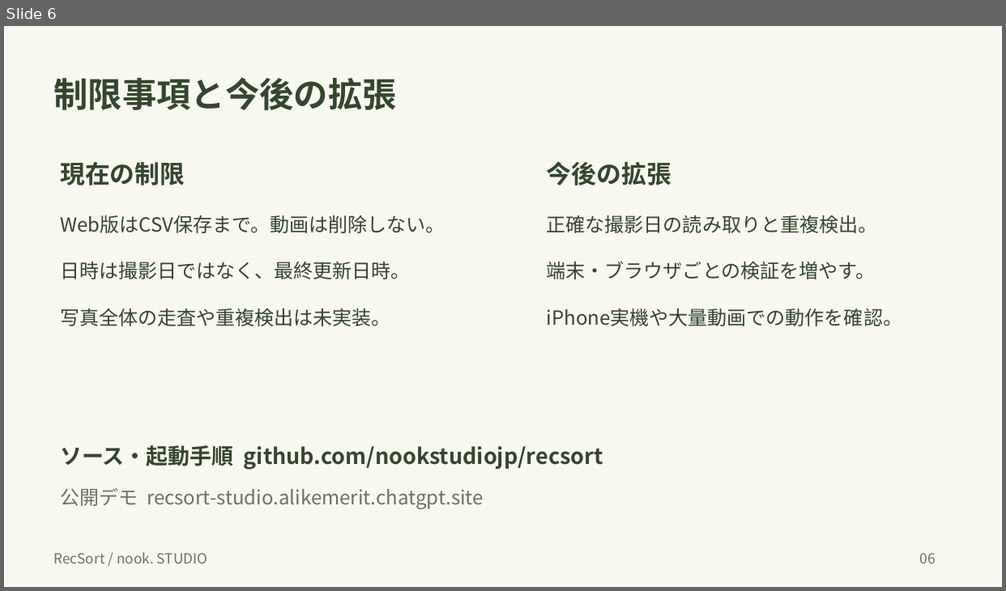
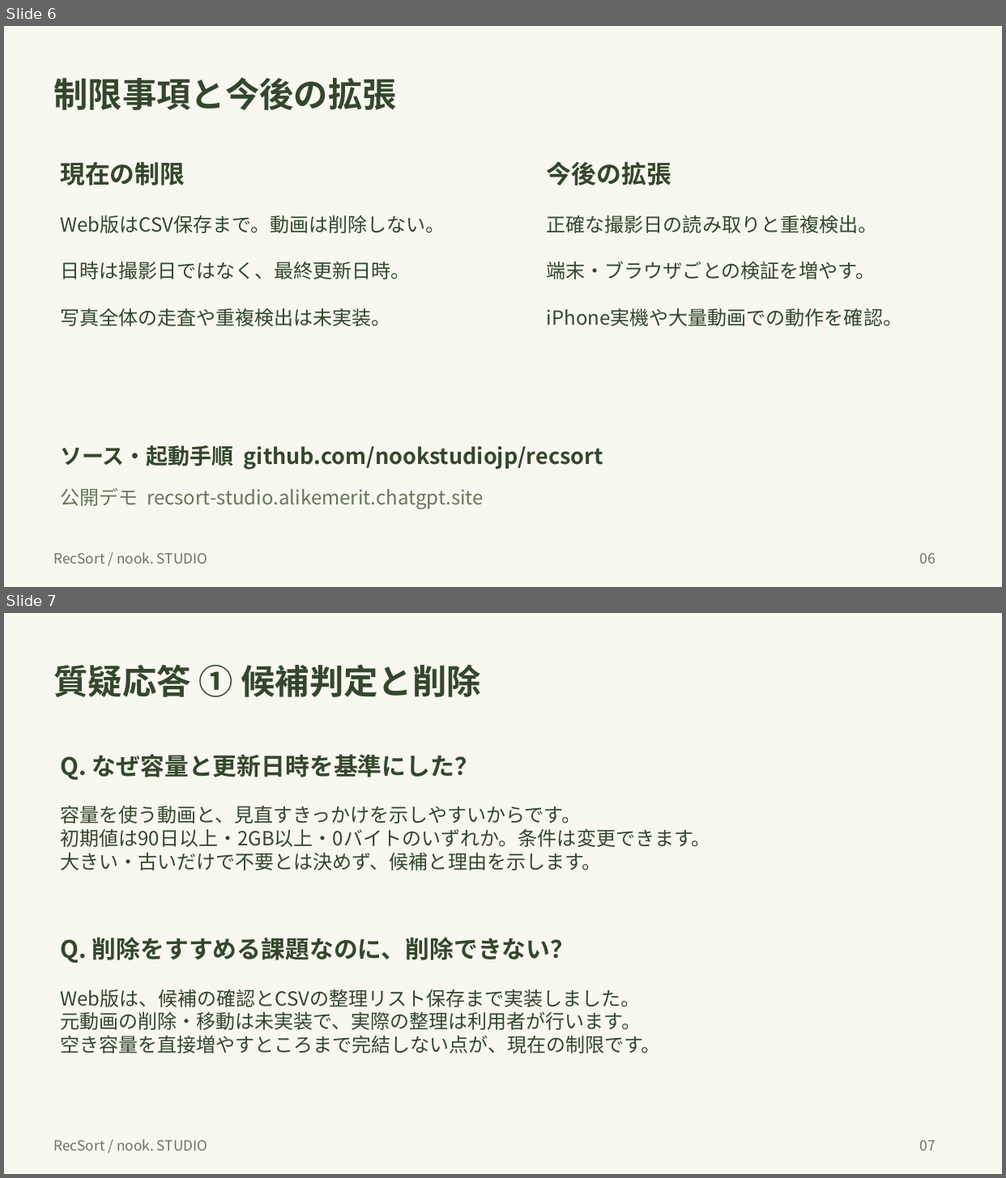
Before and after one commit to nookstudiojp/recsort, a slide deck: docs/RecSort-slides.pptx. Shown one above the other, each under a label of ours: slide 6 before the commit, slides 6 and 7 after it. The pictures are 1006x591 and 1006x1178 pixels, drawn with LibreOffice and Linux fonts; fonts in the diff are those of the drawing. Boxes give left, top, right and bottom in pixels: in the first picture for what was removed or moved away, otherwise in the second. Text is boxed around its words. In the diff, an @@ line names an element or a change of style, - is before the commit and + after.

```diff
--- a/docs/RecSort-slides.pptx
+++ b/docs/RecSort-slides.pptx
@@ slide 7 added at <box>4,613,1002,1174</box>, background #F8F7F0 @@
@@ text added at <box>54,664,480,697</box>, 33 pt, text #34472D, bold @@
+質疑応答 ① 候補判定と削除
@@ text added at <box>60,754,479,780</box>, 23.2 pt, text #34472D, bold @@
+Q. なぜ容量と更新日時を基準にした？
@@ text added at <box>60,806,710,871</box>, 18.8 pt, text #34472D @@
+容量を使う動画と、見直すきっかけを示しやすいからです。
+初期値は90日以上・2GB以上・0バイトのいずれか。条件は変更できます。
+大きい・古いだけで不要とは決めず、候補と理由を示します。
@@ text added at <box>60,937,575,963</box>, 23.2 pt, text #34472D, bold @@
+Q. 削除をすすめる課題なのに、削除できない？
@@ text added at <box>60,989,661,1054</box>, 18.8 pt, text #34472D @@
+Web版は、候補の確認とCSVの整理リスト保存まで実装しました。
+元動画の削除・移動は未実装で、実際の整理は利用者が行います。
+空き容量を直接増やすところまで完結しない点が、現在の制限です。
@@ text added at <box>54,1139,207,1151</box>, 13.5 pt, text #69765C @@
+RecSort / nook. STUDIO
@@ text added at <box>920,1140,936,1151</box>, 13.5 pt, text #69765C @@
+07
```
Also in this commit, not shown: 3 other slides added, 3 other files.
